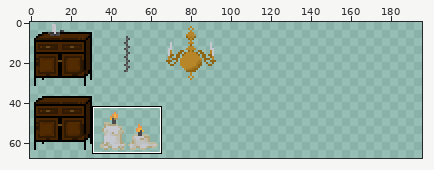
Sprite sheet, stored at Thallas - Copy/Assets/LVL/Props1.png. Above, an overview of the earlier version with the close-up marked.
Close-up. Old version:
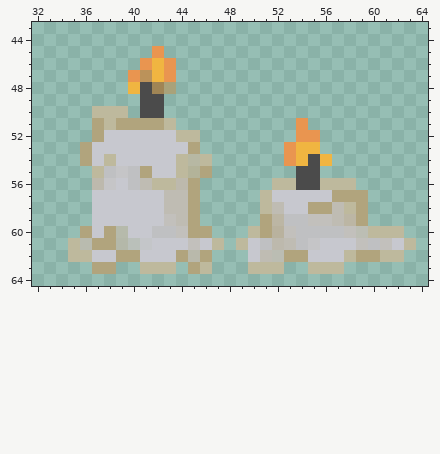
The file is 300x300 pixels. Colours within 5 levels of each other are drawn and written as one. Shown: x 32..64, y 43..64. The old version is drawn lined up with the new one, on the new canvas. The wide view leaves out empty margins. The commit also changed other parts of the picture, which this record leaves out.
Now the later version:
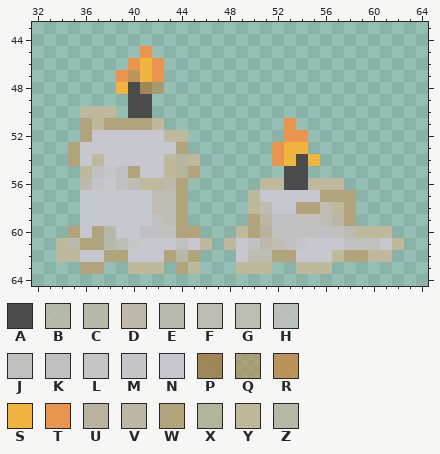
Palette (. is transparent): A #4b4b4b  B #bdb9a9d2  C #bdb8aae2  D #bdb9ad  E #bfbbaedc  F #bfbcb3  G #c1beb4e2  H #c2c1bbd2  J #c2c0bc  K #bfc0c2  L #c5c5c7  M #c5c6caf9  N #c7c8cf  P #a37e48dc  Q #ba894889  R #c58c4ad4  S #f0b541  T #e99550  U #b9b29e  V #bcb6a4  W #b1a47d  X #bab397db  Y #beb99d  Z #bcb7a1df
What changed:
canvas 300x300 -> 400x300, the old top-left corner now at 1,0
@@ x 32..64 @@
 44 .................................
-45 ..........T......................
-46 .........TST.....................
-47 ........TRST.....................
-48 ........SAPQ.....................
-49 .........AA......................
-50 .....YYY.AA......................
-51 .....WYWWWWY..........T..........
-52 .....WNNNNNNYY........TT.........
-53 ....WNNNNNNNNW.......TSS.........
-54 ....WNYNNNNNYZY......TSAS........
-55 .....YKLKWNNYXW.......AA.........
-56 .....DLNKFYYDW......YYAAYYY......
-57 .....NNNNNNFFW.....YNNNNNWWW.....
-58 .....NNNNNNFFW.....YFNNWWFYW.....
-59 .....NNNNNNJFW.....WVKKJJFVW.....
-60 ....WNWBNNKKJWW...YWUJKKKKJGYYY..
-61 ...YEWWBHMNNNJNY.YNKDFKLNNNJKJNY.
-62 ...YYNNWWNNNWCW...NFGWWNNNYWWYY..
-63 .....WW..YYY.WY...YYY..YYY.......
+45 .........T.......................
+46 ........TST......................
+47 .......TRST......................
+48 .......SAPQ......................
+49 ........AA.......................
+50 ....YYY.AA.......................
+51 ....WYWWWWY..........T...........
+52 ....WNNNNNNYY........TT..........
+53 ...WNNNNNNNNW.......TSS..........
+54 ...WNYNNNNNYZY......TSAS.........
+55 ....YKLKWNNYXW.......AA..........
+56 ....DLNKFYYDW......YYAAYYY.......
+57 ....NNNNNNFFW.....YNNNNNWWW......
+58 ....NNNNNNFFW.....YFNNWWFYW......
+59 ....NNNNNNJFW.....WVKKJJFVW......
+60 ...WNWBNNKKJWW...YWUJKKKKJGYYY...
+61 ..YEWWBHMNNNJNY.YNKDFKLNNNJKJNY..
+62 ..YYNNWWNNNWCW...NFGWWNNNYWWYY...
+63 ....WW..YYY.WY...YYY..YYY........
 64 .................................
Changed places in both close-ups, as pixel boxes (x1, y1, x2, y2):
changed: (56, 46, 416, 274)
